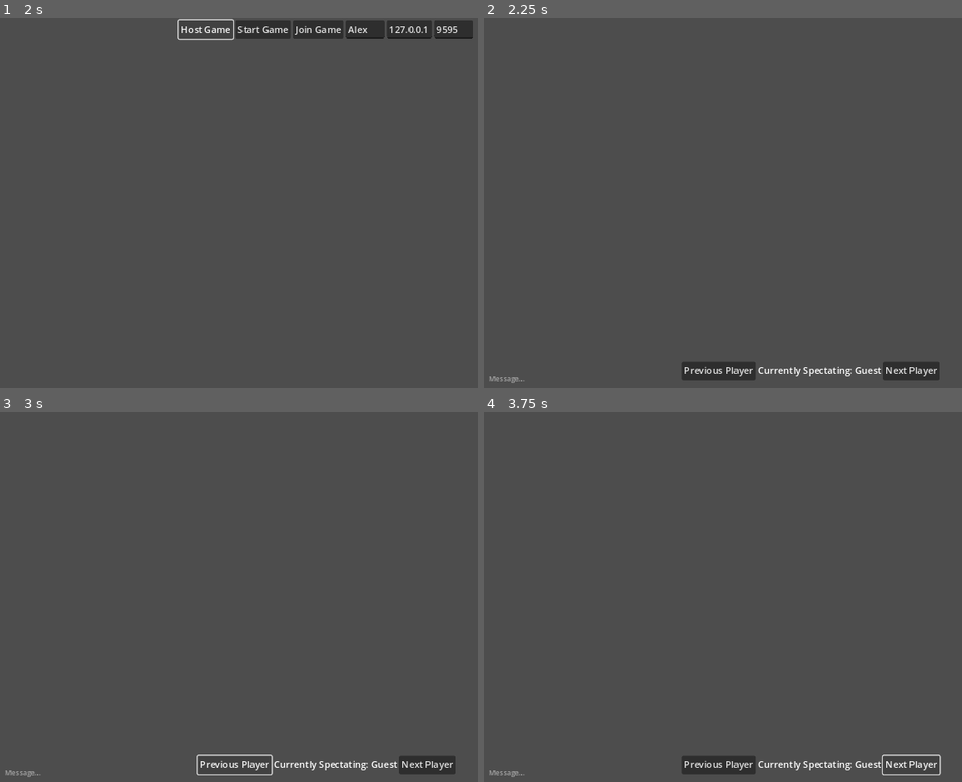
Above: before the commit, frames 1-4 (two rows, left to right).
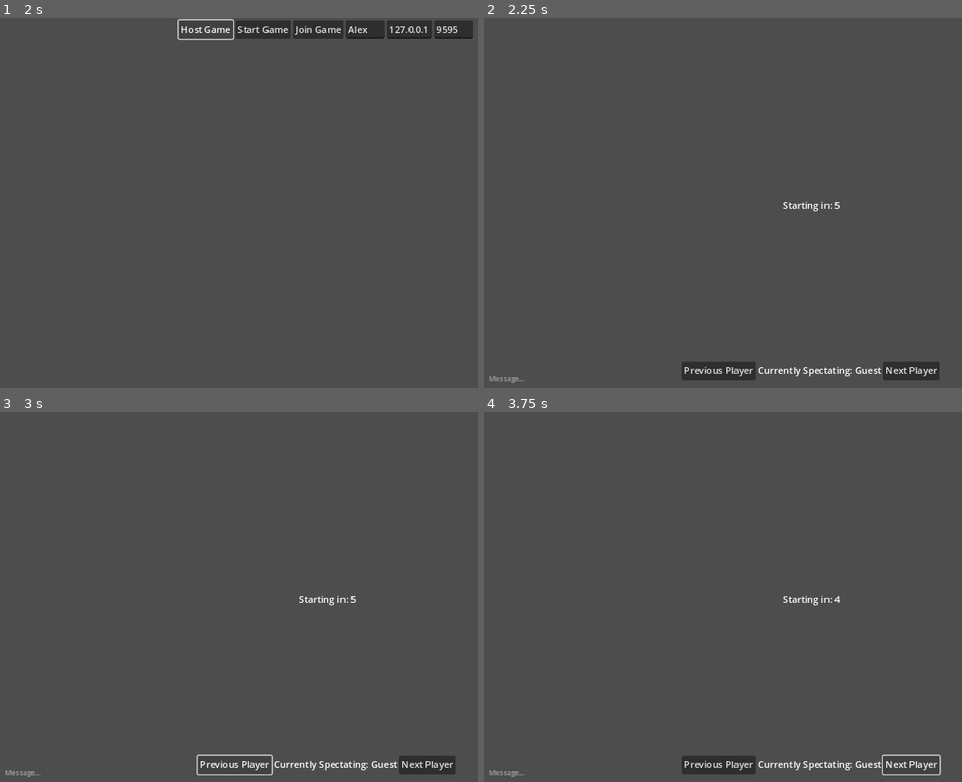
Above: after the commit, the same moments.

Repository: StormLight14/pew-pew-io
Game: Godot game, scene res://multiplayer.tscn
The game is run twice, just before and just after one commit, with the same random seed, the same clock (stepped at 60 frames per second) and the same inputs.
Inputs (mouse positions are in pixels of both pictures, inside the frame that each line leads up to):
- Up to frame 1 (2 s): click (363, 29) at 0.52 s; type "Alex" at 0.6 s; click "Host Game" at 1.25 s
- Up to frame 2 (2.25 s): click "Start Game" at 2 s
- Up to frame 3 (3 s): click "Previous Player" at 2.75 s
- Up to frame 4 (3.75 s): click "Next Player" at 3.5 s

Frame 1 is identical in both runs. In frame 2, 0.1% of the frame differs, in the area x 62-75%, y 49-53%; in frame 3, 0.1%; in frame 4, 0.1%.

Commit message:
add starting timer

Diff:
--- a/GameValues.gd
+++ b/GameValues.gd
@@ -2,6 +2,7 @@
 
 var players = {}
 var typing = false
+var can_interact = false
 var messages = ""
 
 signal message_sent
--- a/level.gd
+++ b/level.gd
@@ -1,8 +1,22 @@
 extends Node2D
+
+@onready var start_timer = $StartTimer
+@onready var start_timer_label = $GameUI/CenterContainer/StartTimerLabel
+
+var t_round_wins = 0
+var ct_round_wins = 0
 
 func _ready():
 	visible = false
+	$GameUI.visible = false
 
+func _process(_delta):
+	if start_timer.is_stopped() == false:
+		start_timer_label.text = "Starting in: " + str(ceil(start_timer.time_left))
 
-func create_bullet(bullet_scene):
-	pass
+func new_round():
+	start_timer.start()
+
+func _on_start_timer_timeout():
+	start_timer_label.visible = false
+	GameValues.can_interact = true
--- a/level.tscn
+++ b/level.tscn
@@ -1,18 +1,36 @@
-[gd_scene load_steps=3 format=3 uid="uid://bu74xn3hlof5n"]
+[gd_scene load_steps=5 format=3 uid="uid://bu74xn3hlof5n"]
 
 [ext_resource type="Script" path="res://level.gd" id="1_aq73c"]
+[ext_resource type="Script" path="res://ui/game_ui.gd" id="2_ad22g"]
 
 [sub_resource type="RectangleShape2D" id="RectangleShape2D_5k66y"]
-size = Vector2(239, 100)
+size = Vector2(18.5, 137)
+
+[sub_resource type="Theme" id="Theme_5v580"]
+LineEdit/font_sizes/font_size = 12
 
 [node name="Level" type="Node2D"]
 script = ExtResource("1_aq73c")
 
 [node name="StaticBody2D" type="StaticBody2D" parent="."]
-position = Vector2(127, 117)
+position = Vector2(156, 57)
 
 [node name="CollisionShape2D" type="CollisionShape2D" parent="StaticBody2D"]
-position = Vector2(119, 48)
+position = Vector2(-42, 36)
+shape = SubResource("RectangleShape2D_5k66y")
+
+[node name="CollisionShape2D2" type="CollisionShape2D" parent="StaticBody2D"]
+position = Vector2(262, 78)
+shape = SubResource("RectangleShape2D_5k66y")
+
+[node name="CollisionShape2D3" type="CollisionShape2D" parent="StaticBody2D"]
+position = Vector2(38, 166)
+rotation = 0.727544
+shape = SubResource("RectangleShape2D_5k66y")
+
+[node name="CollisionShape2D4" type="CollisionShape2D" parent="StaticBody2D"]
+position = Vector2(138, -51)
+rotation = 2.2457
 shape = SubResource("RectangleShape2D_5k66y")
 
 [node name="Players" type="Node2D" parent="."]
@@ -20,31 +38,108 @@
 [node name="SpawnPositions" type="Node2D" parent="."]
 
 [node name="1" type="Marker2D" parent="SpawnPositions" groups=["SpawnPoint"]]
-position = Vector2(64, 208)
+position = Vector2(32, 32)
 
 [node name="2" type="Marker2D" parent="SpawnPositions" groups=["SpawnPoint"]]
-position = Vector2(439, 231)
+position = Vector2(512, 32)
 
 [node name="3" type="Marker2D" parent="SpawnPositions" groups=["SpawnPoint"]]
-position = Vector2(64, 154)
+position = Vector2(32, 64)
 
 [node name="4" type="Marker2D" parent="SpawnPositions" groups=["SpawnPoint"]]
-position = Vector2(436, 165)
+position = Vector2(512, 64)
 
 [node name="5" type="Marker2D" parent="SpawnPositions" groups=["SpawnPoint"]]
-position = Vector2(63, 100)
+position = Vector2(32, 96)
 
 [node name="6" type="Marker2D" parent="SpawnPositions" groups=["SpawnPoint"]]
-position = Vector2(434, 109)
+position = Vector2(512, 96)
 
 [node name="7" type="Marker2D" parent="SpawnPositions" groups=["SpawnPoint"]]
-position = Vector2(64, 54)
+position = Vector2(32, 128)
 
 [node name="8" type="Marker2D" parent="SpawnPositions" groups=["SpawnPoint"]]
-position = Vector2(434, 52)
+position = Vector2(512, 128)
 
 [node name="9" type="Marker2D" parent="SpawnPositions" groups=["SpawnPoint"]]
-position = Vector2(65, 8)
+position = Vector2(32, 160)
 
 [node name="10" type="Marker2D" parent="SpawnPositions" groups=["SpawnPoint"]]
-position = Vector2(434, 6)
+position = Vector2(512, 160)
+
+[node name="GameUI" type="CanvasLayer" parent="."]
+script = ExtResource("2_ad22g")
+
+[node name="CenterContainer" type="CenterContainer" parent="GameUI"]
+anchors_preset = 15
+anchor_right = 1.0
+anchor_bottom = 1.0
+grow_horizontal = 2
+grow_vertical = 2
+
+[node name="StartTimerLabel" type="Label" parent="GameUI/CenterContainer"]
+layout_mode = 2
+text = "Starting in: 5"
+
+[node name="ScrollContainer" type="ScrollContainer" parent="GameUI"]
+anchors_preset = 2
+anchor_top = 1.0
+anchor_bottom = 1.0
+offset_left = 19.0
+offset_top = -231.0
+offset_right = 349.0
+offset_bottom = -43.0
+grow_vertical = 0
+
+[node name="Messages" type="Label" parent="GameUI/ScrollContainer"]
+unique_name_in_owner = true
+layout_mode = 2
+
+[node name="MessageLine" type="LineEdit" parent="GameUI"]
+offset_left = 15.0
+offset_top = 608.0
+offset_right = 340.0
+offset_bottom = 639.0
+theme = SubResource("Theme_5v580")
+placeholder_text = "Message..."
+flat = true
+
+[node name="SpectateUI" type="CenterContainer" parent="GameUI"]
+anchors_preset = 12
+anchor_top = 1.0
+anchor_right = 1.0
+anchor_bottom = 1.0
+offset_top = -53.0
+offset_right = -1.0
+offset_bottom = -22.0
+grow_horizontal = 2
+grow_vertical = 0
+metadata/_edit_use_anchors_ = true
+
+[node name="HBoxContainer" type="HBoxContainer" parent="GameUI/SpectateUI"]
+layout_mode = 2
+
+[node name="SpectatePrevious" type="Button" parent="GameUI/SpectateUI/HBoxContainer"]
+layout_mode = 2
+text = "Previous Player
+"
+
+[node name="SpectateLabel" type="Label" parent="GameUI/SpectateUI/HBoxContainer"]
+unique_name_in_owner = true
+layout_mode = 2
+text = "Currently Spectating: Guest"
+
+[node name="SpectateNext" type="Button" parent="GameUI/SpectateUI/HBoxContainer"]
+layout_mode = 2
+text = "Next Player"
+
+[node name="StartTimer" type="Timer" parent="."]
+wait_time = 5.0
+one_shot = true
+
+[connection signal="focus_entered" from="GameUI/MessageLine" to="GameUI" method="_on_message_line_focus_entered"]
+[connection signal="focus_exited" from="GameUI/MessageLine" to="GameUI" method="_on_message_line_focus_exited"]
+[connection signal="text_submitted" from="GameUI/MessageLine" to="GameUI" method="_on_line_edit_text_submitted"]
+[connection signal="pressed" from="GameUI/SpectateUI/HBoxContainer/SpectatePrevious" to="GameUI" method="_on_spectate_previous_pressed"]
+[connection signal="pressed" from="GameUI/SpectateUI/HBoxContainer/SpectateNext" to="GameUI" method="_on_spectate_next_pressed"]
+[connection signal="timeout" from="StartTimer" to="." method="_on_start_timer_timeout"]
--- a/multiplayer.gd
+++ b/multiplayer.gd
@@ -14,7 +14,6 @@
 	get_tree().paused = true
 	multiplayer.connected_to_server.connect(connected_to_server)
 	multiplayer.peer_disconnected.connect(peer_disconnected)
-	$GameUI.visible = false
 
 	if DisplayServer.get_name() == "headless":
 		host_game(port_input.text.to_int())
@@ -73,15 +72,12 @@
 		player.name = str(i)
 		player.username = GameValues.players[i].username
 		player.index = added_players
-		print(player.index)
 
 		if added_players % 2 == 1:
 			player.team = "T"
 
 		elif added_players % 2 == 0:
 			player.team = "CT"
-
-		#print("Created " + player.username + " on team " + player.team)
 
 		$Level/Players.add_child(player)
 
@@ -104,9 +100,10 @@
 
 	get_tree().paused = false
 	$MenuUI.visible = false
-	$GameUI.make_visible()
+	$Level/GameUI.make_visible()
 
 	$Level.visible = true
+	$Level.new_round()
 
 func _on_username_text_changed(new_text):
 	pass
--- a/multiplayer.tscn
+++ b/multiplayer.tscn
@@ -1,12 +1,8 @@
-[gd_scene load_steps=6 format=3 uid="uid://3begruyw7wti"]
+[gd_scene load_steps=4 format=3 uid="uid://3begruyw7wti"]
 
 [ext_resource type="Script" path="res://multiplayer.gd" id="1_tv1bw"]
 [ext_resource type="PackedScene" uid="uid://bqn3h56ch5gtd" path="res://player/player.tscn" id="2_pbl3c"]
 [ext_resource type="PackedScene" uid="uid://bu74xn3hlof5n" path="res://level.tscn" id="3_qf10t"]
-[ext_resource type="Script" path="res://ui/game_ui.gd" id="3_qvi62"]
-
-[sub_resource type="Theme" id="Theme_5cf16"]
-LineEdit/font_sizes/font_size = 12
 
 [node name="Multiplayer" type="Node2D"]
 script = ExtResource("1_tv1bw")
@@ -57,61 +53,6 @@
 [node name="Label" type="Label" parent="MenuUI/CenterContainer/HBoxContainer"]
 layout_mode = 2
 
-[node name="GameUI" type="CanvasLayer" parent="."]
-script = ExtResource("3_qvi62")
-
-[node name="ScrollContainer" type="ScrollContainer" parent="GameUI"]
-anchors_preset = 2
-anchor_top = 1.0
-anchor_bottom = 1.0
-offset_left = 19.0
-offset_top = -231.0
-offset_right = 349.0
-offset_bottom = -43.0
-grow_vertical = 0
-
-[node name="Messages" type="Label" parent="GameUI/ScrollContainer"]
-unique_name_in_owner = true
-layout_mode = 2
-
-[node name="MessageLine" type="LineEdit" parent="GameUI"]
-offset_left = 15.0
-offset_top = 608.0
-offset_right = 340.0
-offset_bottom = 639.0
-theme = SubResource("Theme_5cf16")
-placeholder_text = "Message..."
-flat = true
-
-[node name="SpectateUI" type="CenterContainer" parent="GameUI"]
-anchors_preset = 12
-anchor_top = 1.0
-anchor_right = 1.0
-anchor_bottom = 1.0
-offset_top = -53.0
-offset_right = -1.0
-offset_bottom = -22.0
-grow_horizontal = 2
-grow_vertical = 0
-metadata/_edit_use_anchors_ = true
-
-[node name="HBoxContainer" type="HBoxContainer" parent="GameUI/SpectateUI"]
-layout_mode = 2
-
-[node name="SpectatePrevious" type="Button" parent="GameUI/SpectateUI/HBoxContainer"]
-layout_mode = 2
-text = "Previous Player
-"
-
-[node name="SpectateLabel" type="Label" parent="GameUI/SpectateUI/HBoxContainer"]
-unique_name_in_owner = true
-layout_mode = 2
-text = "Currently Spectating: Guest"
-
-[node name="SpectateNext" type="Button" parent="GameUI/SpectateUI/HBoxContainer"]
-layout_mode = 2
-text = "Next Player"
-
 [node name="Level" parent="." instance=ExtResource("3_qf10t")]
 
 [node name="MultiplayerSpawner" type="MultiplayerSpawner" parent="."]
@@ -125,9 +66,4 @@
 [connection signal="pressed" from="MenuUI/CenterContainer/HBoxContainer/Start" to="." method="_on_start_pressed"]
 [connection signal="pressed" from="MenuUI/CenterContainer/HBoxContainer/Join" to="." method="_on_join_pressed"]
 [connection signal="text_changed" from="MenuUI/CenterContainer/HBoxContainer/Username" to="." method="_on_username_text_changed"]
-[connection signal="focus_entered" from="GameUI/MessageLine" to="GameUI" method="_on_message_line_focus_entered"]
-[connection signal="focus_exited" from="GameUI/MessageLine" to="GameUI" method="_on_message_line_focus_exited"]
-[connection signal="text_submitted" from="GameUI/MessageLine" to="GameUI" method="_on_line_edit_text_submitted"]
-[connection signal="pressed" from="GameUI/SpectateUI/HBoxContainer/SpectatePrevious" to="GameUI" method="_on_spectate_previous_pressed"]
-[connection signal="pressed" from="GameUI/SpectateUI/HBoxContainer/SpectateNext" to="GameUI" method="_on_spectate_next_pressed"]
 [connection signal="timeout" from="StartTimer" to="." method="_on_start_timer_timeout"]
--- a/player/player.gd
+++ b/player/player.gd
@@ -15,6 +15,7 @@
 var health = 200
 var max_health = health
 var index = 0
+var spawn_pos = Vector2.ZERO
 
 var can_attack = true
 
@@ -27,6 +28,7 @@
 	for spawn_position in get_tree().get_nodes_in_group("SpawnPoint"):
 		if spawn_position.name == str(index):
 			global_position = spawn_position.global_position
+	spawn_pos = global_position
 
 	health_bar.value = self.health
 	health_bar.max_value = self.health
@@ -40,11 +42,12 @@
 	if is_multiplayer_authority():
 		follow_mouse()
 
-		if GameValues.typing == false:
-			attack()
-			movement()
+		if GameValues.can_interact:
+			if GameValues.typing == false:
+				attack()
+				movement()
 
-		move_and_slide()
+			move_and_slide()
 
 func movement():
 	var input_direction = Input.get_vector("left", "right", "up", "down").normalized()
@@ -71,7 +74,7 @@
 
 @rpc("any_peer", "call_local", "reliable")
 func respawn():
-	global_position = Vector2(0, 0)
+	global_position = spawn_pos
 	health = max_health
 	health_bar.value = health
 
